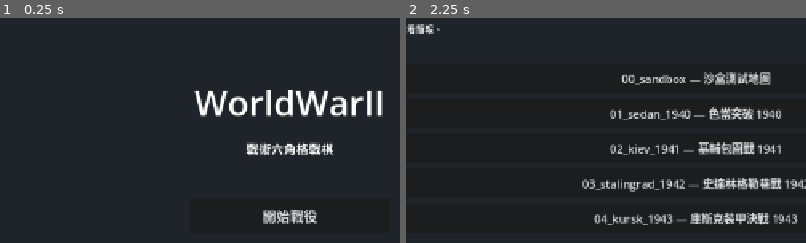
Above: before the commit, frames 1-2 (left to right).
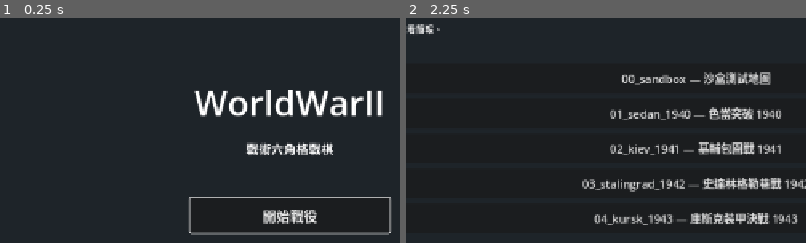
Above: after the commit, the same moments.

Repository: Fischer-Zhang/WorldWarII
Game: Godot game, scene res://scenes/main_menu.tscn
Two runs of this game, one before a commit and one after it. Both use one fixed random seed, a clock stepped at 60 frames per second and the inputs below.
Inputs:
- Up to frame 1 (0.25 s): no input
- Up to frame 2 (2.25 s): click "開始戰役" at 0.5 s; click "返回主選單" at 1.25 s; click "開始戰役" at 2 s
The pictures show only the part of the screen within x 14-64%, y 15-65%; the shares and areas given below are measured in that part.

The runs differ from the first frame. In frame 1, 1.1% of the frame differs, in the area x 47-98%, y 79-97%; in frame 2, nothing differs.

Commit message:
Deep input probe + force focus on BeginButton
Signals are connecting fine but no click/hover prints fire, so we have an
input-routing problem before the Control hierarchy. Add a global _input
handler to confirm the window receives any events at all, and grab_focus
the begin button so Tab/Enter keyboard activation works as a fallback.

Co-Authored-By: Claude Opus 4.7 (1M context) <noreply@anthropic.com>

Diff:
--- a/scripts/ui/main_menu.gd
+++ b/scripts/ui/main_menu.gd
@@ -11,7 +11,18 @@
 	begin_button.pressed.connect(_on_begin_pressed)
 	quit_button.pressed.connect(_on_quit_pressed)
 	begin_button.mouse_entered.connect(func(): print("[MainMenu] hover on BeginButton"))
-	print("[MainMenu] signals connected; click 開始戰役 now")
+	# Force keyboard focus so Tab/Enter work even if mouse routing is broken.
+	begin_button.grab_focus()
+	print("[MainMenu] signals connected. begin_button.global_rect=", begin_button.get_global_rect())
+
+func _input(event: InputEvent) -> void:
+	# Global low-level probe: confirms the window is receiving ANY input at all.
+	if event is InputEventMouseButton and (event as InputEventMouseButton).pressed:
+		var mb := event as InputEventMouseButton
+		print("[MainMenu._input] mouse-down at ", mb.position, " button=", mb.button_index)
+	elif event is InputEventKey and (event as InputEventKey).pressed:
+		var ke := event as InputEventKey
+		print("[MainMenu._input] key-down ", ke.as_text())
 
 func _on_begin_pressed() -> void:
 	print("[MainMenu] BeginButton pressed — changing to scenario_select")
